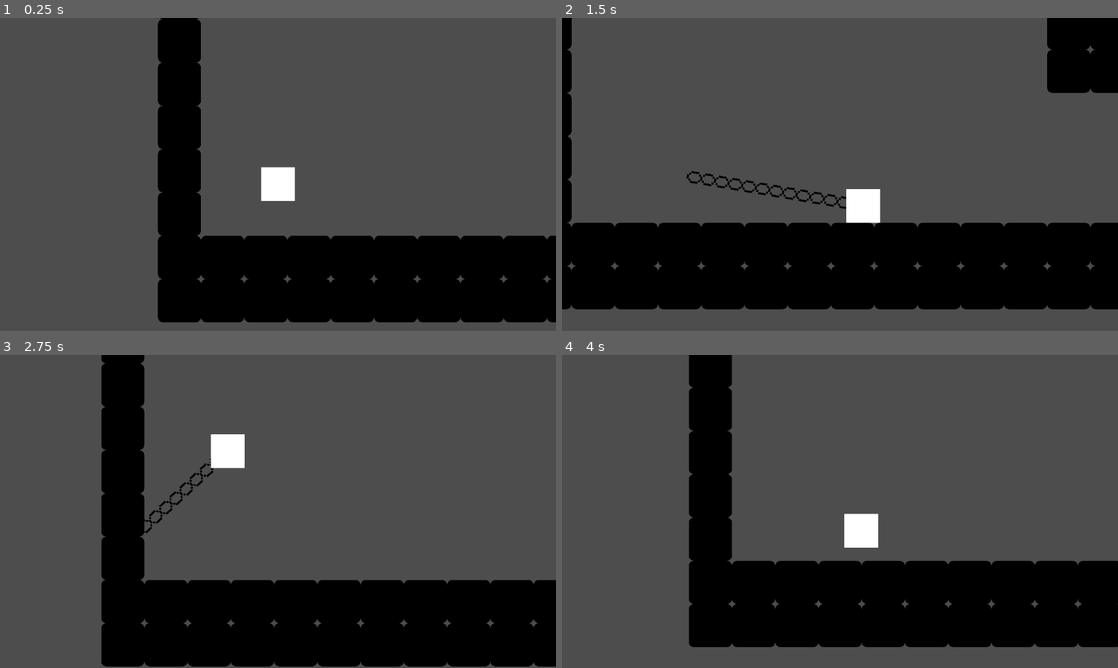
Above: before the commit, frames 1-4 (two rows, left to right).
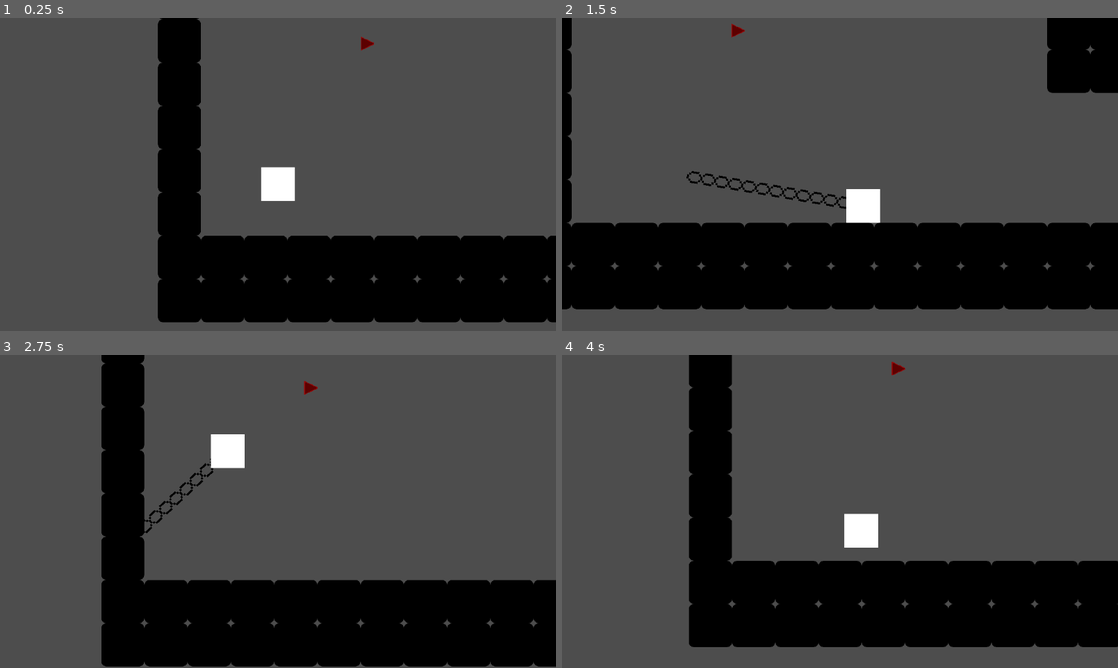
Above: after the commit, the same moments.

Repository: LitheFulminare/Operation-Venulysian
Game: Godot game, scene res://Game scenes/Prototyping.tscn
Two runs of this game, one before a commit and one after it. Both use one fixed random seed, a clock stepped at 60 frames per second and the inputs below. The engine's default icon, where the game draws it, is replaced by a stand-in: a white triangle on a blue panel in a dark square.
Inputs (mouse positions are in pixels of both pictures, inside the frame that each line leads up to):
- Up to frame 1 (0.25 s): no input
- Up to frame 2 (1.5 s): move the mouse to (962, 158) at 0.52 s; hold D (Right) from 0.53 s (still down); tap Shift (Dash) at 0.6 s; tap W (Up) at 0.77 s; move the mouse to (728, 190) at 1.27 s; tap F (Grappling Hook) at 1.35 s
- Up to frame 3 (2.75 s): tap W (Up) at 1.52 s; move the mouse to (333, 442) at 2.02 s; release D (Right) at 2.03 s; hold A (Left) from 2.03 s (still down); click (333, 442) at 2.1 s
- Up to frame 4 (4 s): move the mouse to (812, 574) at 2.77 s; release A (Left) at 2.78 s; hold D (Right) from 2.78 s (still down); tap Shift (Dash) at 2.85 s; tap W (Up) at 3.02, 3.77 s; move the mouse to (1006, 558) at 3.52 s; tap F (Grappling Hook) at 3.6 s

The runs differ from the first frame. In frame 1, less than 0.1% of the frame differs, in the area x 64-68%, y 6-11%; in frame 2, less than 0.1%; in frame 3, less than 0.1%; in frame 4, less than 0.1%, in the area x 59-62%, y 2-7%.

Commit message:
setup shredder boid

Diff:
--- /dev/null
+++ b/Operation Venulysian/Enemies/Shredder/Shredder.tscn
@@ -0,0 +1,44 @@
+[gd_scene load_steps=5 format=3 uid="uid://cotatg05vt0u2"]
+
+[ext_resource type="Script" uid="uid://cargp6i36a7s4" path="res://Enemies/Shredder/shredder.gd" id="1_grmx2"]
+[ext_resource type="Texture2D" uid="uid://cr3yofclobcpk" path="res://Enemies/Shredder/ShredderSprite.png" id="1_ouxa2"]
+
+[sub_resource type="RectangleShape2D" id="RectangleShape2D_ouxa2"]
+size = Vector2(39.585, 39.61)
+
+[sub_resource type="RectangleShape2D" id="RectangleShape2D_grmx2"]
+size = Vector2(174, 100)
+
+[node name="Shredder" type="Area2D"]
+script = ExtResource("1_grmx2")
+
+[node name="Sprite2D" type="Sprite2D" parent="."]
+texture_filter = 1
+rotation = 1.5708
+scale = Vector2(1.24, 1.24)
+texture = ExtResource("1_ouxa2")
+
+[node name="CollisionShape2D" type="CollisionShape2D" parent="."]
+shape = SubResource("RectangleShape2D_ouxa2")
+debug_color = Color(0, 0.6, 0.701961, 0.32549)
+
+[node name="Vision Area2D" type="Area2D" parent="."]
+
+[node name="CollisionShape2D" type="CollisionShape2D" parent="Vision Area2D"]
+position = Vector2(36.67, 0)
+shape = SubResource("RectangleShape2D_grmx2")
+debug_color = Color(0, 0.635294, 0.419608, 0.137255)
+
+[node name="Raycast folder" type="Node2D" parent="."]
+
+[node name="RayCast 1" type="RayCast2D" parent="Raycast folder"]
+target_position = Vector2(33, -50)
+
+[node name="RayCast 2" type="RayCast2D" parent="Raycast folder"]
+target_position = Vector2(33, 50)
+
+[node name="RayCast 3" type="RayCast2D" parent="Raycast folder"]
+target_position = Vector2(123, -8.065)
+
+[node name="RayCast 4" type="RayCast2D" parent="Raycast folder"]
+target_position = Vector2(105, 8)
--- /dev/null
+++ b/Operation Venulysian/Enemies/Shredder/shredder.gd
@@ -0,0 +1,12 @@
+class_name Shredder extends Area2D
+
+var rays: Array[RayCast2D]
+
+func _ready() -> void:
+	rays = get_rays()
+
+func get_rays() -> Array[RayCast2D]:
+	var rayArray: Array[RayCast2D]
+	for ray in $"Raycast folder".get_children():
+		rayArray.append(ray)
+	return rayArray
--- a/Operation Venulysian/Game scenes/Prototyping.tscn
+++ b/Operation Venulysian/Game scenes/Prototyping.tscn
@@ -1,7 +1,8 @@
-[gd_scene load_steps=5 format=4 uid="uid://d0jw7un8xrfh"]
+[gd_scene load_steps=6 format=4 uid="uid://d0jw7un8xrfh"]
 
 [ext_resource type="Texture2D" uid="uid://c1t3pshnpfysr" path="res://icon.svg" id="1_vfyey"]
 [ext_resource type="PackedScene" uid="uid://b1vtmnwr2sk4q" path="res://Player/player.tscn" id="1_y2bou"]
+[ext_resource type="PackedScene" uid="uid://cotatg05vt0u2" path="res://Enemies/Shredder/Shredder.tscn" id="3_a0ihh"]
 
 [sub_resource type="TileSetAtlasSource" id="TileSetAtlasSource_vfyey"]
 texture = ExtResource("1_vfyey")
@@ -24,3 +25,6 @@
 modulate = Color(0, 0, 0, 1)
 tile_map_data = PackedByteArray("AAAAAAcAAAAAAAAAAAABAAcAAAAAAAAAAAACAAcAAAAAAAAAAAACAAYAAAAAAAAAAAABAAYAAAAAAAAAAAAAAA …(1616 unchanged characters)…
 tile_set = SubResource("TileSet_w2dvv")
+
+[node name="Shredder" parent="." instance=ExtResource("3_a0ihh")]
+position = Vector2(621, 200)
Binary file added: Operation Venulysian/Enemies/Shredder/ShredderSprite.png
Not shown, added: Operation Venulysian/Enemies/Shredder/ShredderSprite.png.import
Not shown, added: Operation Venulysian/Enemies/Shredder/shredder.gd.uid
